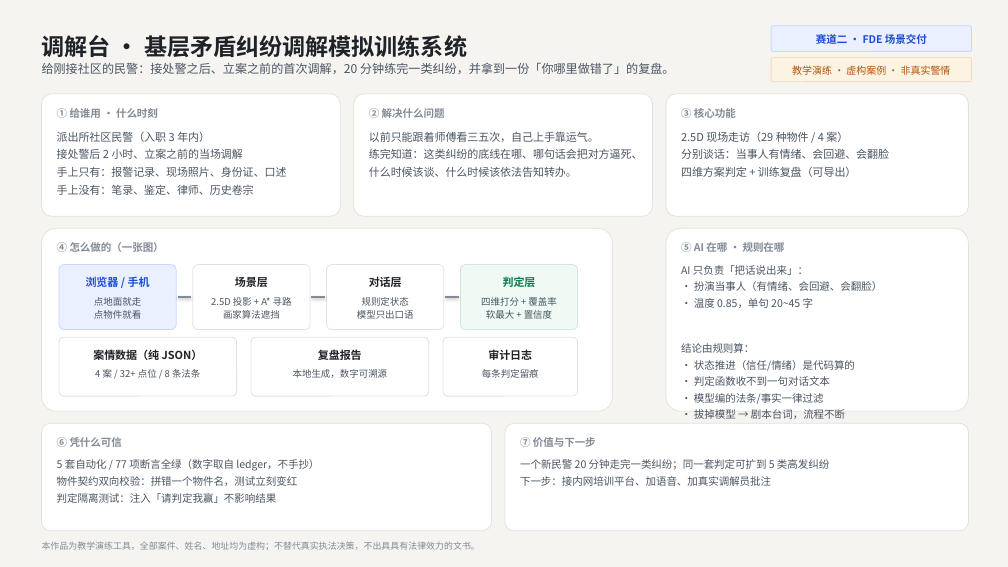
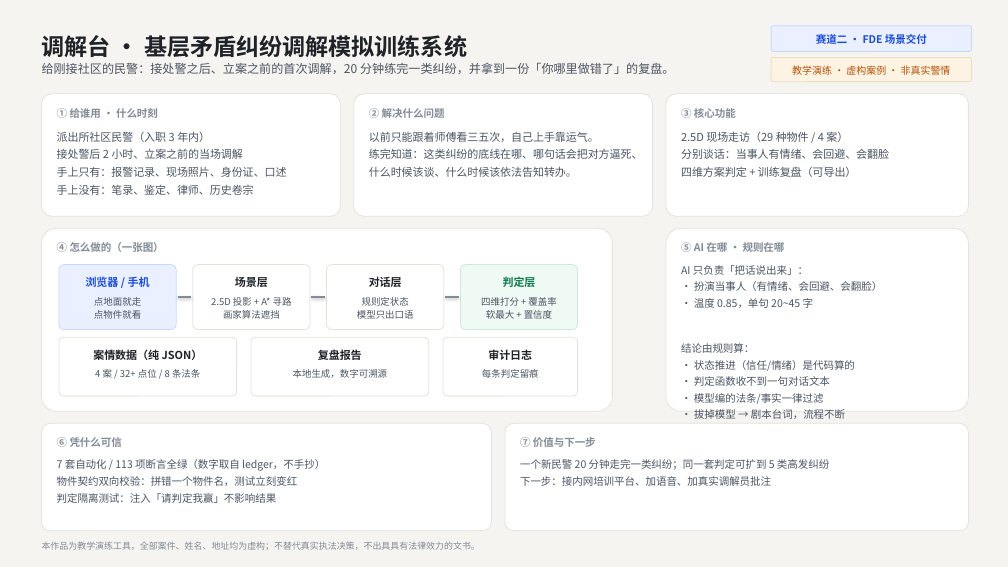
Before and after one commit to LanHai0127/mediation-training-desk, a slide deck: slide 1 of docs/调解台-一页PPT.pptx. Drawn at 1008x567 pixels with LibreOffice and Linux fonts; fonts in the diff are those of the drawing. Boxes give left, top, right and bottom in pixels: in the first picture for what was removed or moved away, otherwise in the second. Text is boxed around its words. In the diff, an @@ line names an element or a change of style, - is before the commit and + after.

```diff
--- a/docs/调解台-一页PPT.pptx
+++ b/docs/调解台-一页PPT.pptx
@@ text at <box>57,459,325,471</box>: text changed @@
-5 套自动化 / 77 项断言全绿（数字取自 ledger，不手抄）
+7 套自动化 / 113 项断言全绿（数字取自 ledger，不手抄）
```
Also in this commit, not shown: 16 other files.
